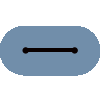
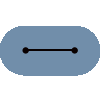
The second 100x100 image is a revision of the first. Changes to its layers:
painted on "Form 4" over [27, 48, 73, 52]
